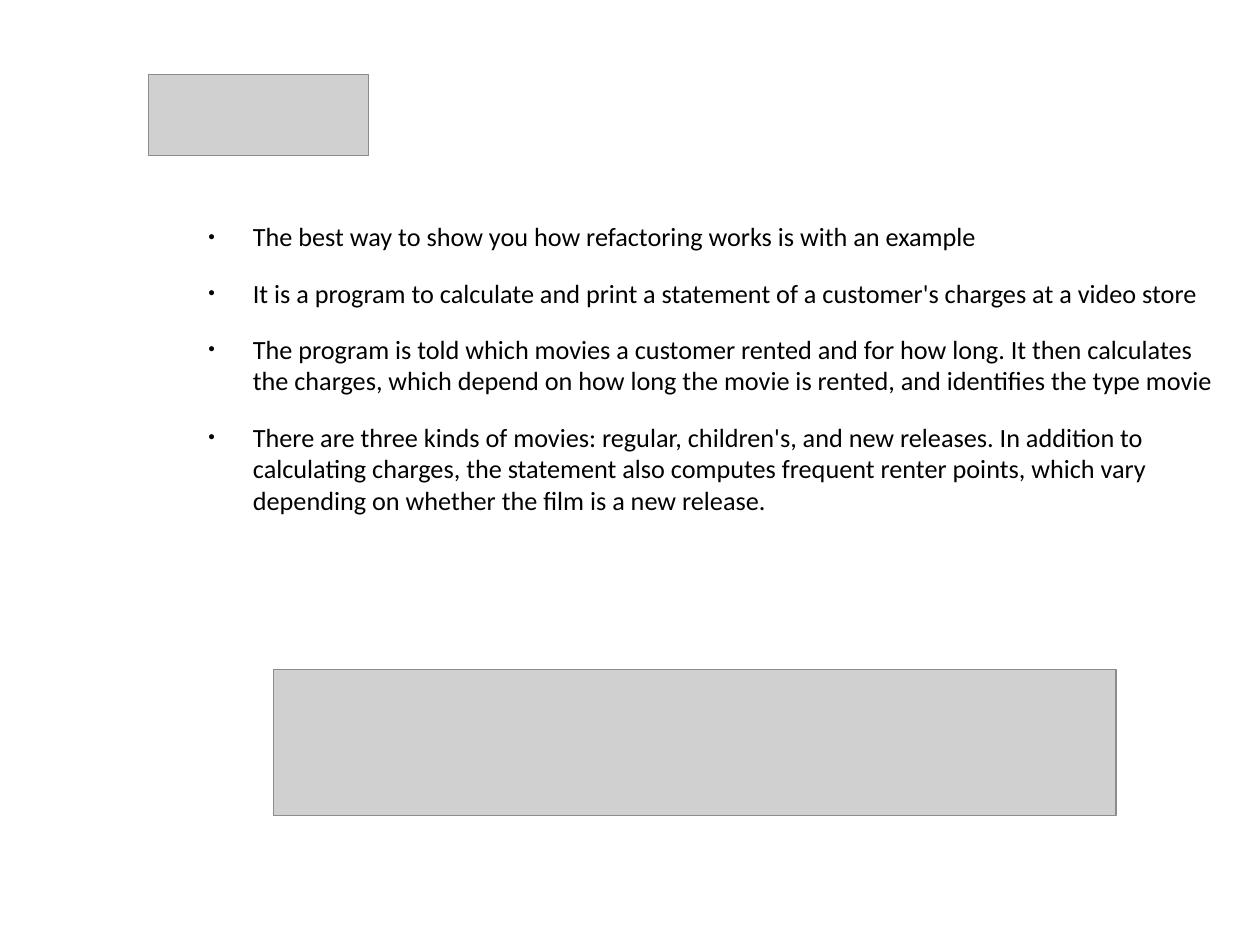
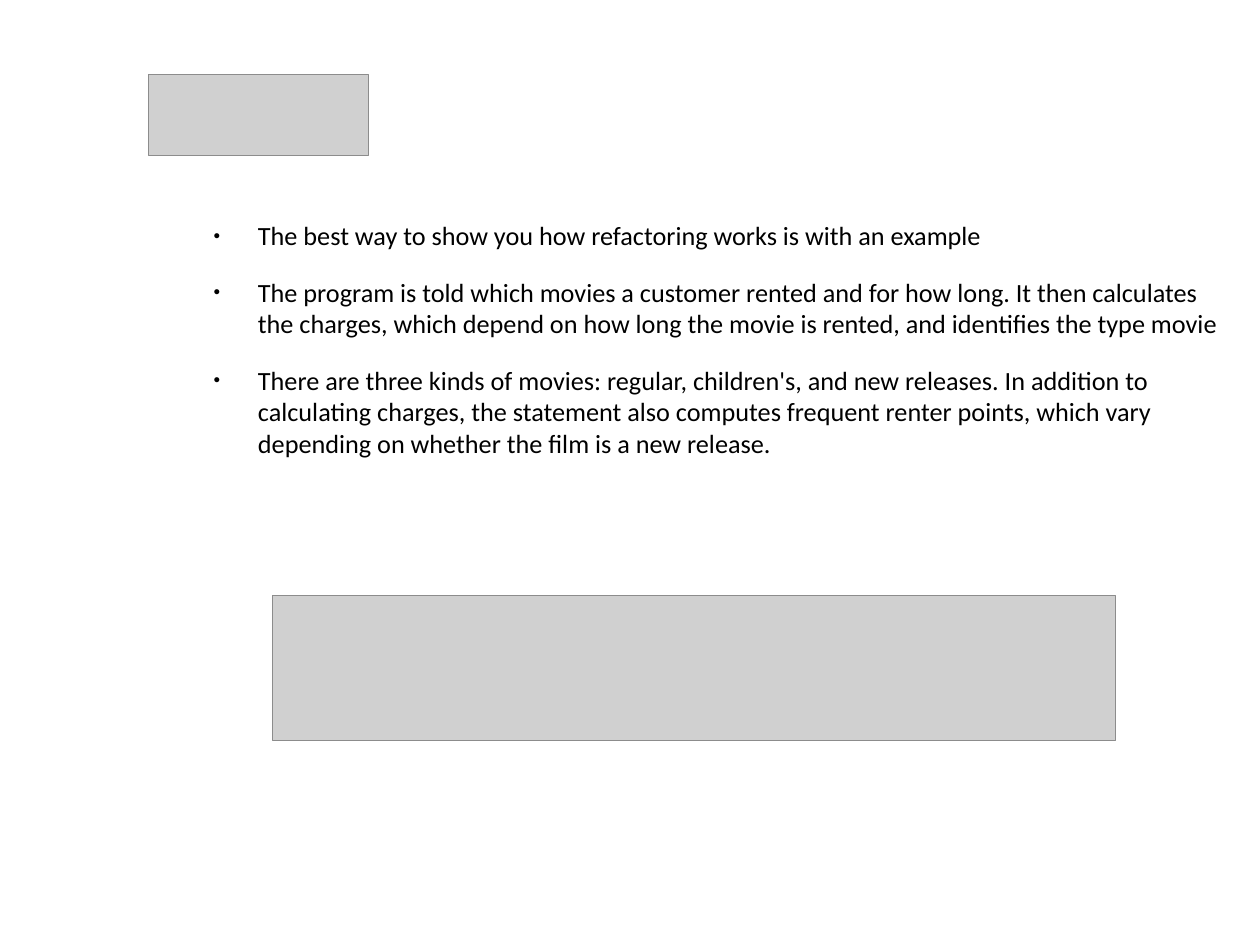
Before and after one commit to mbesutti/Learning-1, a slide deck: slide 3 of Lezione 3/Presentazione_Refactoring.odp. Drawn at 1260x945 pixels with LibreOffice and Linux fonts; fonts in the diff are those of the drawing; grey boxes stand for pictures; background and template pictures are left out. Boxes give left, top, right and bottom in pixels: in the first picture for what was removed or moved away, otherwise in the second. Text is boxed around its words. In the diff, an @@ line names an element or a change of style, - is before the commit and + after.

```diff
--- a/Lezione 3/Presentazione_Refactoring.odp
+++ b/Lezione 3/Presentazione_Refactoring.odp
@@ text at (253,284,1196,308): paragraph removed @@
-● It is a program to calculate and print a statement of a customer's charges at a video store
@@ picture: place and size @@
-picture at (273,669,1116,815)
+picture at (273,595,1116,741)
```
Also in this commit, not shown: 1 other slide changed, 1 slide added.
